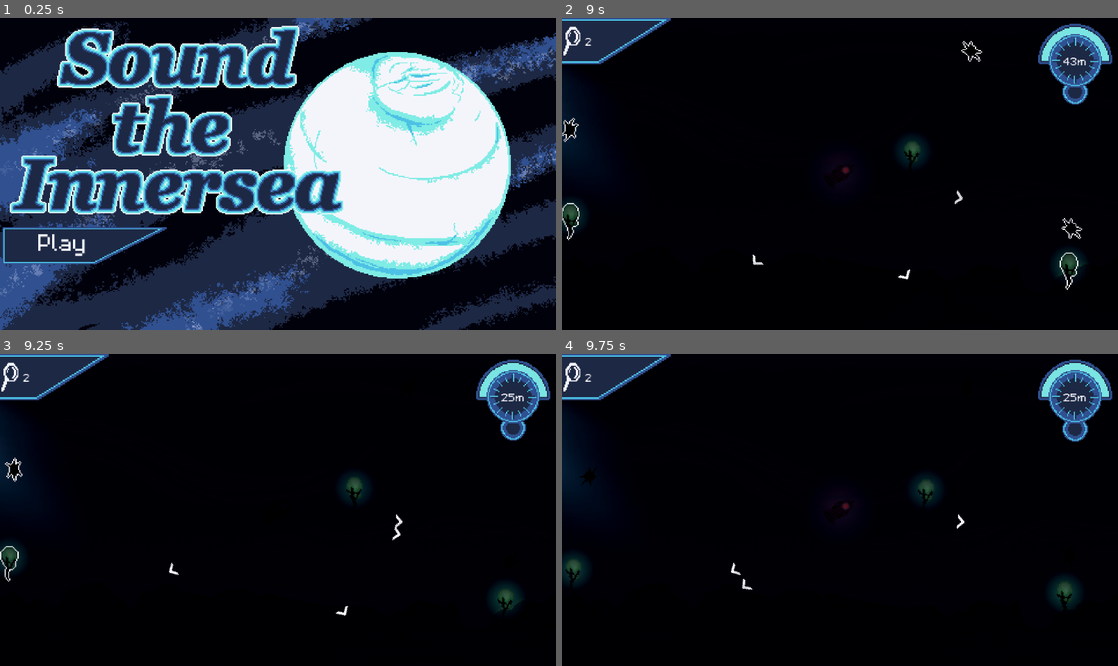
Above: before the commit, frames 1-4 (two rows, left to right).
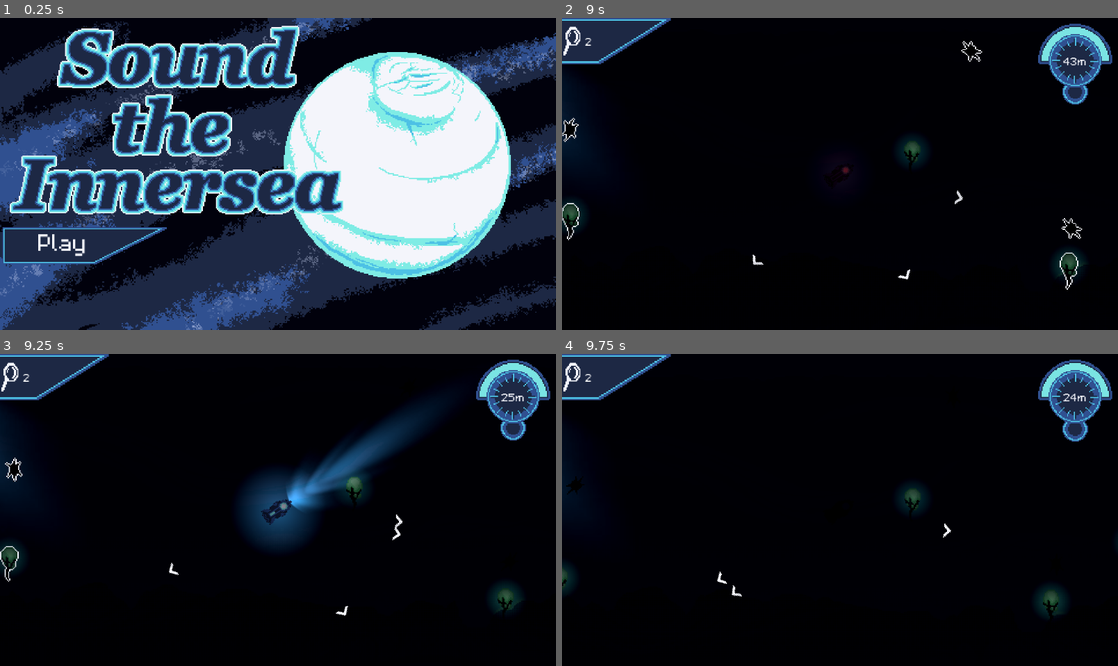
Above: after the commit, the same moments.

Repository: austingwatson/Depths
Game: Godot game, scene res://scenes/title_screen.tscn
The game is run twice, just before and just after one commit, with the same random seed, the same clock (stepped at 60 frames per second) and the same inputs. Sound files missing from this copy of the repository are replaced by a short silence.
Inputs (mouse positions are in pixels of both pictures, inside the frame that each line leads up to):
- Up to frame 1 (0.25 s): no input
- Up to frame 2 (9 s): click "Play" at 0.5 s; click "Dive In" at 1.25 s; click "Launch" at 2 s; click "Launch" at 2.75 s; tap Enter at 3.5 s; move the mouse to (962, 158) at 3.52 s; hold Space (thrust) 3.53-4.28 s; tap Mouse wheel down (change_weapon_down) at 3.6, 7.35 s; click (962, 158) at 3.67 s; move the mouse to (728, 189) at 4.27 s; tap Mouse wheel up (change_weapon_up) at 4.35, 8.1 s; click (728, 189) at 4.42 s; move the mouse to (895, 105) at 5.02 s; hold Right mouse button (rotate) 5.03-5.78 s; hold Space (thrust) 5.03-6.53 s; click (895, 105) at 5.17 s; move the mouse to (812, 236) at 5.77 s; click (812, 236) at 5.85 s; move the mouse to (1006, 220) at 6.52 s; tap Shift (sonar) at 6.6 s; click (1006, 220) at 6.67 s; move the mouse to (673, 127) at 7.27 s; click (673, 127) at 7.42 s; move the mouse to (867, 174) at 8.02 s; click (867, 174) at 8.17 s; move the mouse to (756, 96) at 8.77 s; hold Space (thrust) from 8.78 s (still down); right-click (756, 96) at 8.85 s; click (756, 96) at 8.92 s
- Up to frame 3 (9.25 s): keep holding Space (thrust)
- Up to frame 4 (9.75 s): keep holding Space (thrust); move the mouse to (962, 494) at 9.52 s; click (962, 494) at 9.6 s

Frames 1-2 are identical in both runs. In frame 3, 5.9% of the frame differs, in the area x 42-81%, y 14-63%; in frame 4, 1.5%.

Commit message:
added music

Diff:
--- a/project.godot
+++ b/project.godot
@@ -20,6 +20,7 @@
 ProjectileManager="*res://scenes/global/projectile_manager.tscn"
 GlobalSignals="*res://scenes/global/global_signals.tscn"
 EntityManager="*res://scenes/global/entity_manager.tscn"
+MusicPlayer="*res://scenes/global/music_player.tscn"
 
 [debug]
 
--- /dev/null
+++ b/scenes/global/music_player.tscn
@@ -0,0 +1,14 @@
+[gd_scene load_steps=4 format=3 uid="uid://24g4ypy2s4xm"]
+
+[ext_resource type="Script" uid="uid://b5bgfnl2wvv13" path="res://scripts/global/music_player.gd" id="1_tle66"]
+[ext_resource type="AudioStream" uid="uid://bxih0r4a231x8" path="res://assets/sounds/basecampsong.wav" id="2_krh0j"]
+[ext_resource type="AudioStream" uid="uid://cq3fq7jo2v4n7" path="res://assets/sounds/deepsong.wav" id="3_werss"]
+
+[node name="MusicPlayer" type="Node"]
+script = ExtResource("1_tle66")
+
+[node name="MenuMusic" type="AudioStreamPlayer" parent="."]
+stream = ExtResource("2_krh0j")
+
+[node name="GameMusic" type="AudioStreamPlayer" parent="."]
+stream = ExtResource("3_werss")
--- a/scripts/basecamp.gd
+++ b/scripts/basecamp.gd
@@ -10,6 +10,7 @@
 
 func _ready() -> void:
 	arm.play("default")
+	MusicPlayer.play_song(MusicPlayer.Song.MENU)
 
 
 func _physics_process(delta: float) -> void:
--- a/scripts/entity/actor/player.gd
+++ b/scripts/entity/actor/player.gd
@@ -213,6 +213,7 @@
 	emergency_light.visible = false
 	thrusting.paused = false
 	flicker.stop()
+	energy.energy = energy.max_energy / 2.0
 
 
 func _on_thrusting_timeout() -> void:
--- a/scripts/game.gd
+++ b/scripts/game.gd
@@ -4,6 +4,7 @@
 
 
 func _ready() -> void:
+	MusicPlayer.play_song(MusicPlayer.Song.GAME)
 	randomize()
 
 	var player := preload("res://scenes/entity/actor/player.tscn").instantiate()
--- /dev/null
+++ b/scripts/global/music_player.gd
@@ -0,0 +1,22 @@
+extends Node
+
+enum Song {
+	MENU,
+	GAME,
+}
+
+@onready var menu_music := $MenuMusic
+@onready var game_music := $GameMusic
+
+func play_song(song: Song) -> void:
+	match song:
+		Song.MENU:
+			if game_music.playing:
+				game_music.stop()
+			if !menu_music.playing:
+				menu_music.play()
+		Song.GAME:
+			if menu_music.playing:
+				menu_music.stop()
+			if !game_music.playing:
+				game_music.play()
--- a/scripts/intro.gd
+++ b/scripts/intro.gd
@@ -2,6 +2,7 @@
 
 func _ready() -> void:
 	$TextScroller.play("text_scroll")
+	MusicPlayer.play_song(MusicPlayer.Song.MENU)
 
 func _on_tutorial_button_pressed() -> void:
 	get_tree().change_scene_to_file("res://scenes/tutorial.tscn")
--- a/scripts/title_screen.gd
+++ b/scripts/title_screen.gd
@@ -1,4 +1,11 @@
 extends Node
+
+
+func _unhandled_input(event: InputEvent) -> void:
+	if event is InputEventKey and event.is_pressed():
+		MusicPlayer.play_song(MusicPlayer.Song.MENU)
+	if event is InputEventMouseButton and event.is_pressed():
+		MusicPlayer.play_song(MusicPlayer.Song.MENU)
 
 
 func _on_play_pressed() -> void:
Not shown, added: scripts/global/music_player.gd.uid
